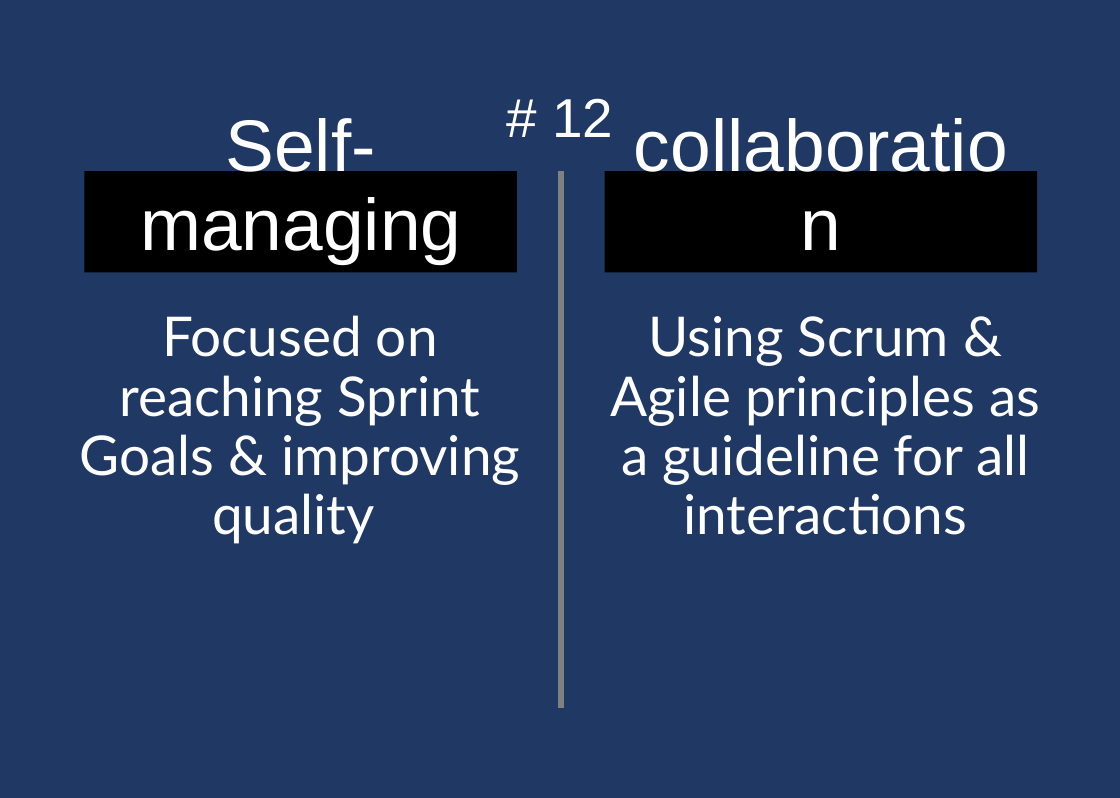
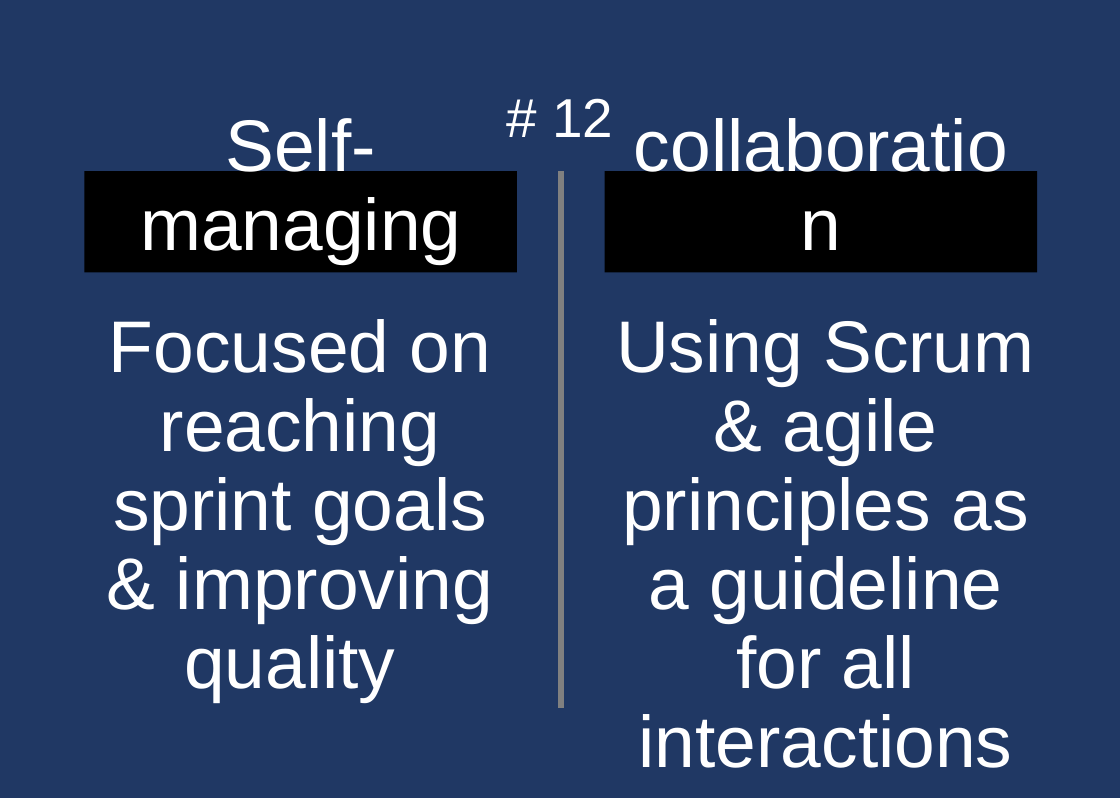
Before and after one commit to ScrumFacilitators/Exploring-Self-Management, a slide deck: slide 43 of Exploring Self-Management.pptx. Drawn at 1120x798 pixels with LibreOffice and Linux fonts; fonts in the diff are those of the drawing; background and template pictures are left out. Boxes give left, top, right and bottom in pixels: in the first picture for what was removed or moved away, otherwise in the second. Text is boxed around its words. In the diff, an @@ line names an element or a change of style, - is before the commit and + after.

Commit message:
Revert "Changed the font of the main text to the Ubuntu font to improve readibility. This should Fixes #3"
This reverts commit 4a922bc2d52b7cc705828e0670c7e5d3955a4b34.

```diff
--- a/Exploring Self-Management.pptx
+++ b/Exploring Self-Management.pptx
@@ text at box(109, 319, 493, 703): text changed; size 30 to 40 pt; font Lato to Arial @@
-Focused on reaching Sprint Goals & improving quality
+Focused on reaching sprint goals & improving quality
@@ text at box(616, 319, 1034, 689): text changed; size 30 to 40 pt; font Lato to Arial @@
-Using Scrum & Agile principles as a guideline for all interactions
+Using Scrum & agile principles as a guideline for all interactions
```
Also in this commit, not shown: 39 other slides changed.
